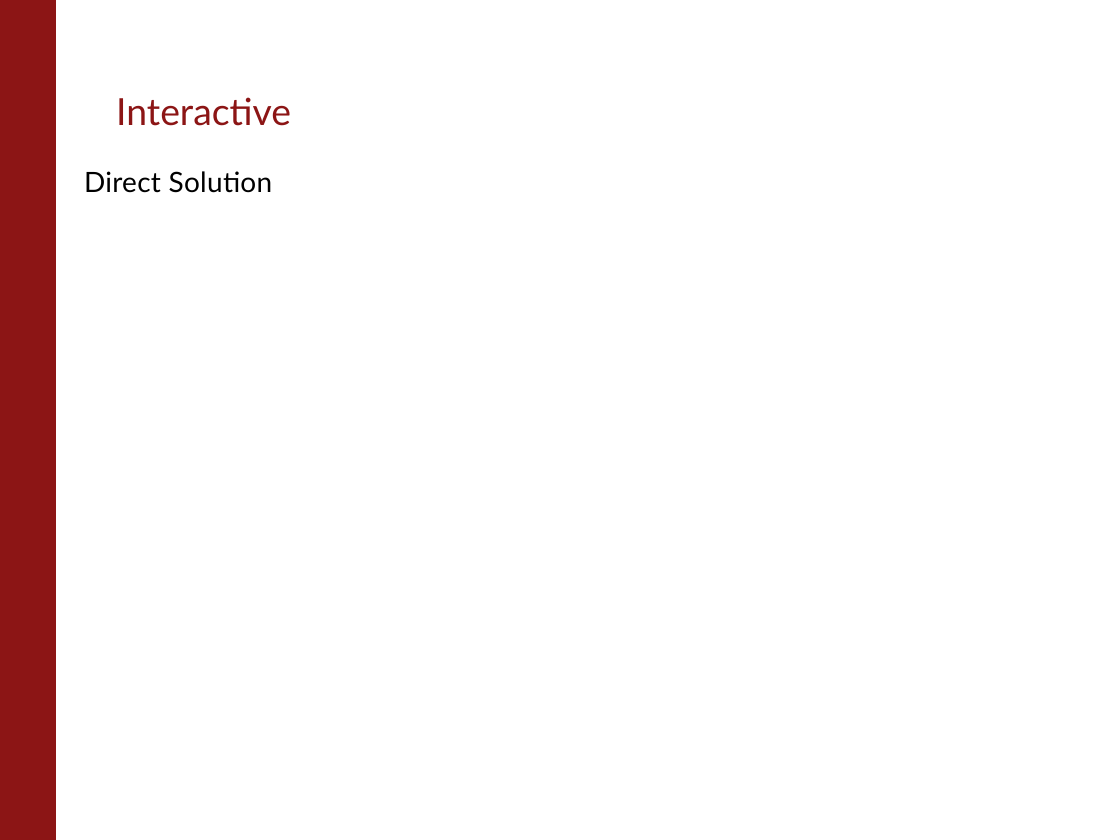
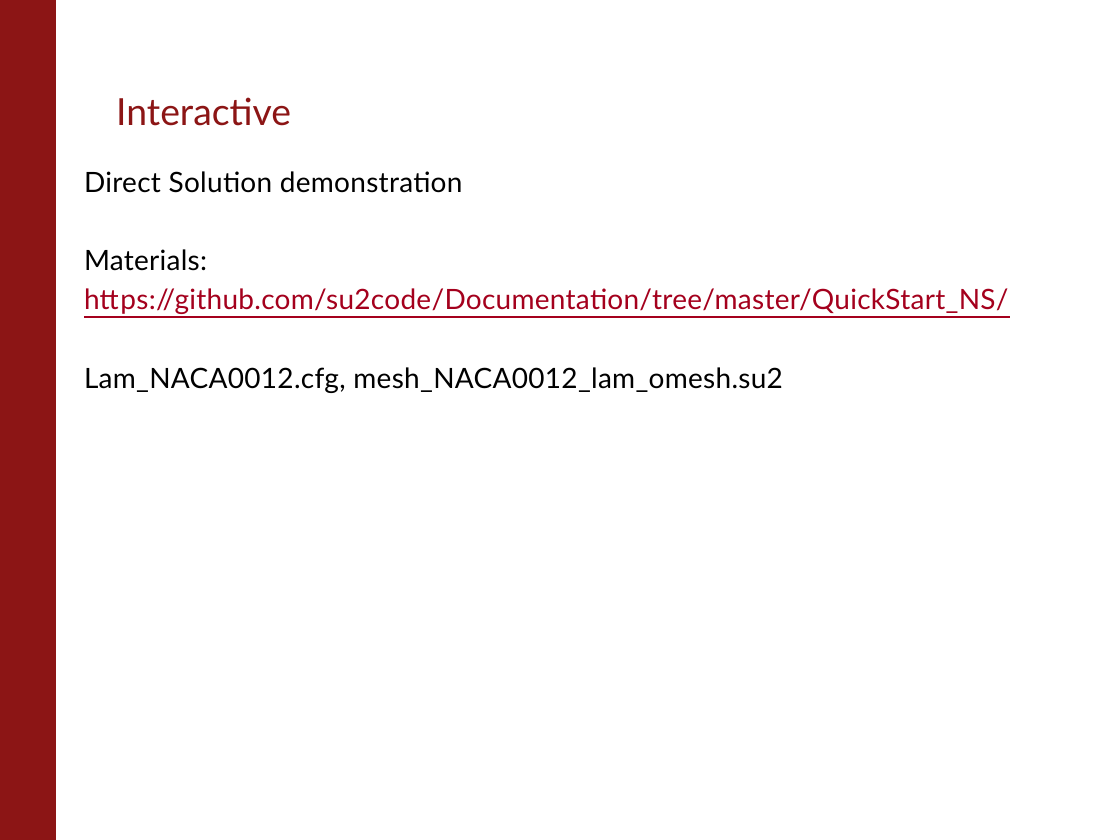
Before and after one commit to su2code/Documentation, a slide deck: slide 8 of Presentations/1st Workshop/Running_SU2.pptx (slide 9 before the commit). Drawn at 1120x840 pixels with LibreOffice and Linux fonts; fonts in the diff are those of the drawing; background and template pictures are left out. Boxes give left, top, right and bottom in pixels: in the first picture for what was removed or moved away, otherwise in the second. Text is boxed around its words. In the diff, an @@ line names an element or a change of style, - is before the commit and + after.

```diff
--- a/Presentations/1st Workshop/Running_SU2.pptx
+++ b/Presentations/1st Workshop/Running_SU2.pptx
@@ text at (84, 171, 1009, 393): text changed @@
-Direct Solution
+Direct Solution demonstration
+Materials:
+https://github.com/su2code/Documentation/tree/master/QuickStart_NS/
+Lam_NACA0012.cfg, mesh_NACA0012_lam_omesh.su2
```
Also in this commit, not shown: 3 other slides changed, 2 slides added, 1 slide removed, 1 other file.
